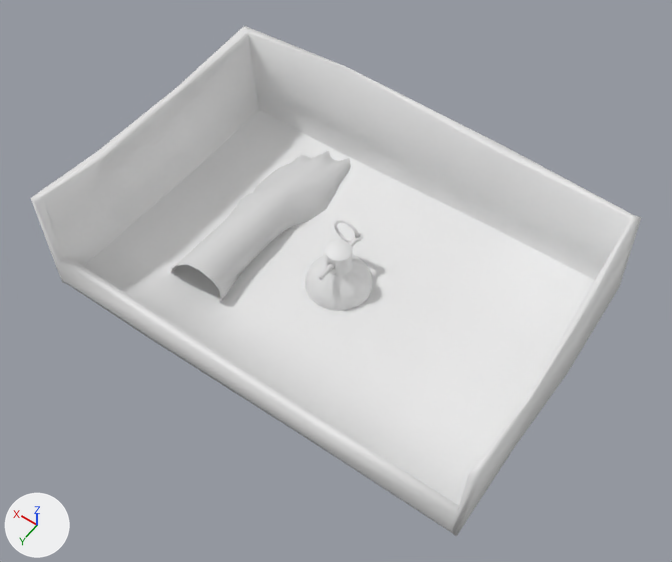
The Blender file Assets/models.blend, before and after one commit.
Both versions are drawn from a camera (50 mm lens) standing at (-9.53, 13.49, 21.32) and looking at (0.02, 0.11, 0.29). Arrows for +X, +Y and +Z are at lower left; the lights stay in place.

The first picture shows 'Box', 'Grenade', 'hand_man:polySurface1 group1'.
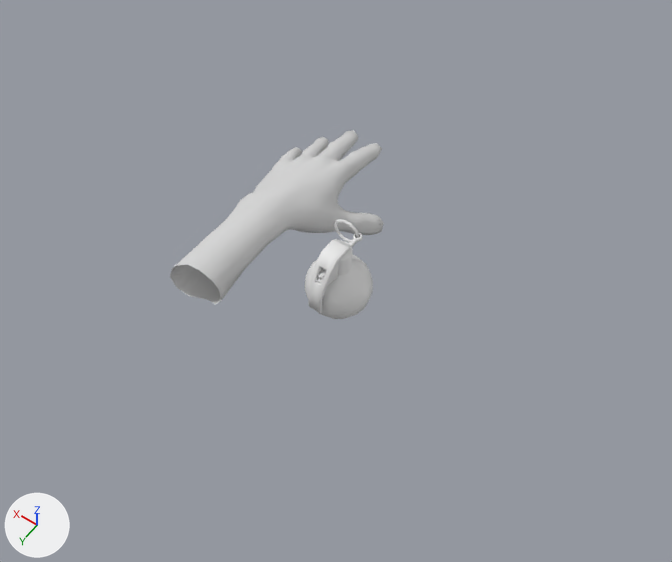
What changed in the scene script:
```text
Add me_cube_001:
    me_cube_001.from_pydata(...)  # 80 vertices, 77 faces; spans x -0.27..0.0, y -0.87..0.55, z -1.46..0.35
    me_cube_001.polygons.foreach_set('use_smooth', [True] * 77)
Change ob_box:
    add ob_box.hide_viewport = True
Add ob_spoon:
    ob_spoon = bpy.data.objects.new('Spoon', me_cube_001)
    ob_spoon.location = (0.01, 0.63, 1.41)
    _m = ob_spoon.modifiers.new('Mirror', 'MIRROR')
    _m.use_clip = True
```

What differs and where, as boxes (x1, y1, x2, y2) in the pictures (672 x 562 px):
'Box', hidden: before (31, 26, 642, 536)
'Spoon', added: after (308, 239, 351, 313)
